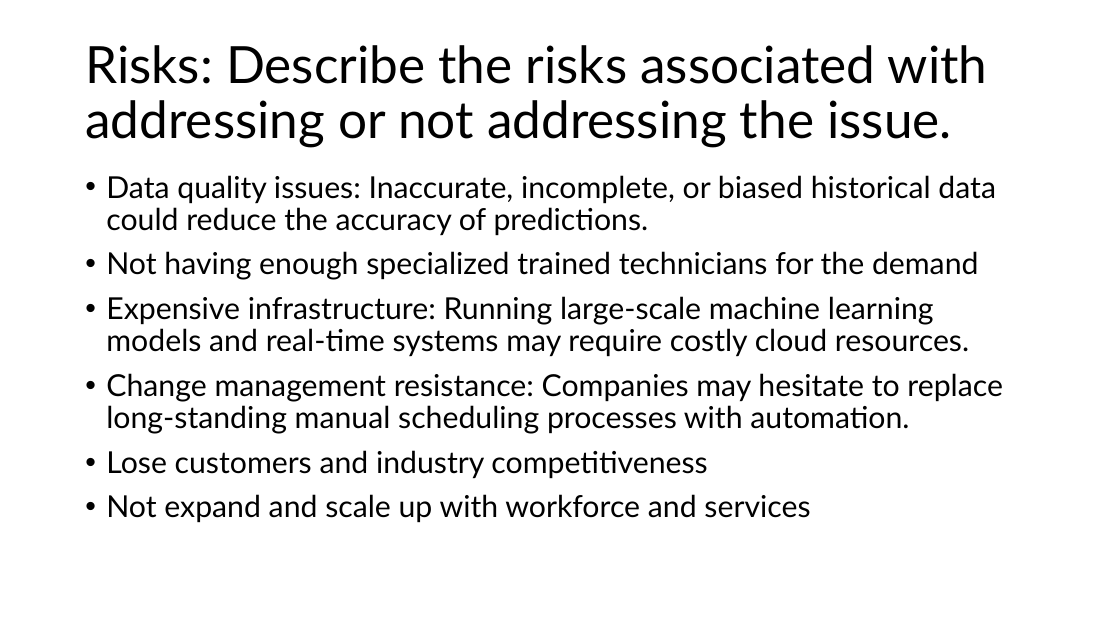
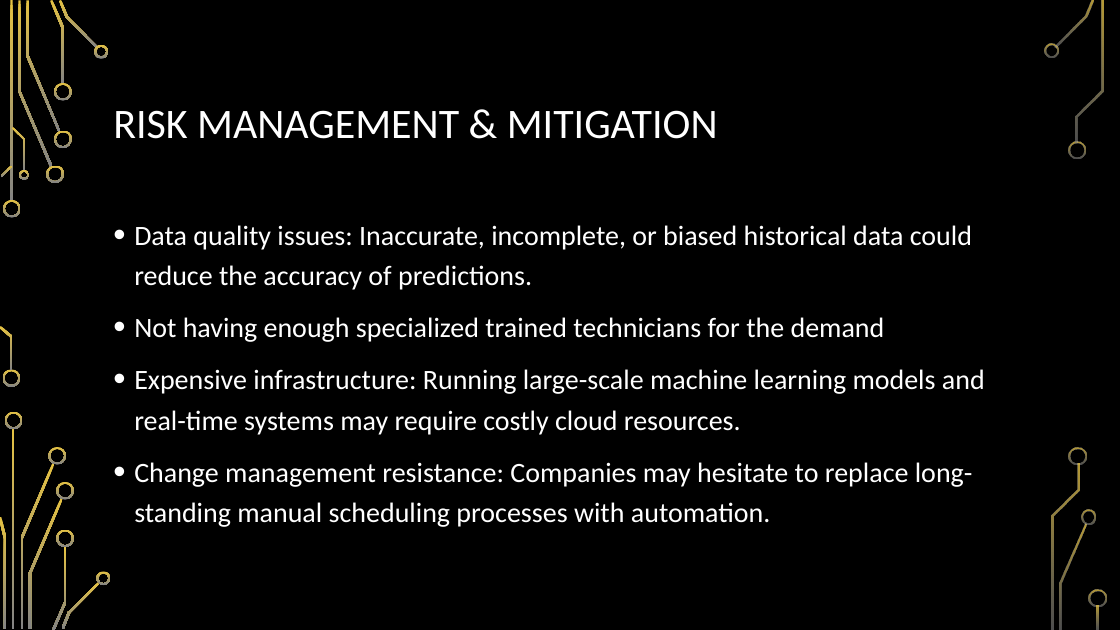
Before and after one commit to suebyeon/Capstone, a slide deck: slide 12 of Business Case.pptx. Drawn at 1120x630 pixels with LibreOffice and Linux fonts; fonts in the diff are those of the drawing; background and template pictures are left out. Boxes give left, top, right and bottom in pixels: in the first picture for what was removed or moved away, otherwise in the second. Text is boxed around its words. In the diff, an @@ line names an element or a change of style, - is before the commit and + after.

```diff
--- a/Business Case.pptx
+++ b/Business Case.pptx
@@ background #FFFFFF to picture (left out) @@
@@ title at (113,110,718,139): text changed; size 44 to 36 pt; font Lato to Calibri; text colour #000000 to #FFFFFF @@
-Risks: Describe the risks associated with addressing or not addressing the issue.
+RISK MANAGEMENT & MITIGATION
@@ text "Data quality issues: Inaccurate, incomplete, ...": place and size @@
-text "Data quality issues: Inaccurate, incomplete, ..." at (106,175,1003,523)
+text "Data quality issues: Inaccurate, incomplete, ..." at (134,225,985,527)
@@ text "Data quality issues: Inaccurate, incomplete, ..." at (134,225,985,527): size 25.9 to 24 pt, font Lato to Calibri, text colour #000000 to #FFFFFF; line spacing 0.9 to 1.2 @@
@@ text at (106,450,810,523): paragraphs removed @@
-• Lose customers and industry competitiveness
-• Not expand and scale up with workforce and services
@@ group added at (0,0,1107,630): 33 freeform shapes, 3 rectangles @@
```
Also in this commit, not shown: 10 other slides changed, 2 slides added, 2 slides removed.
